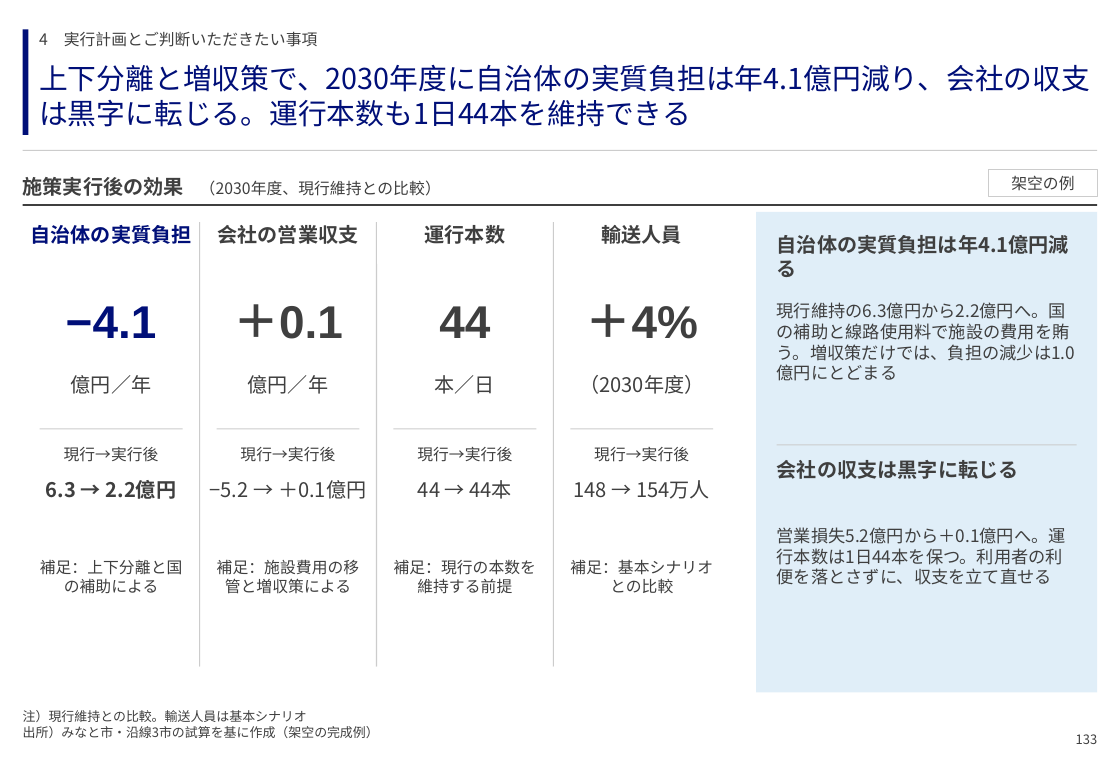
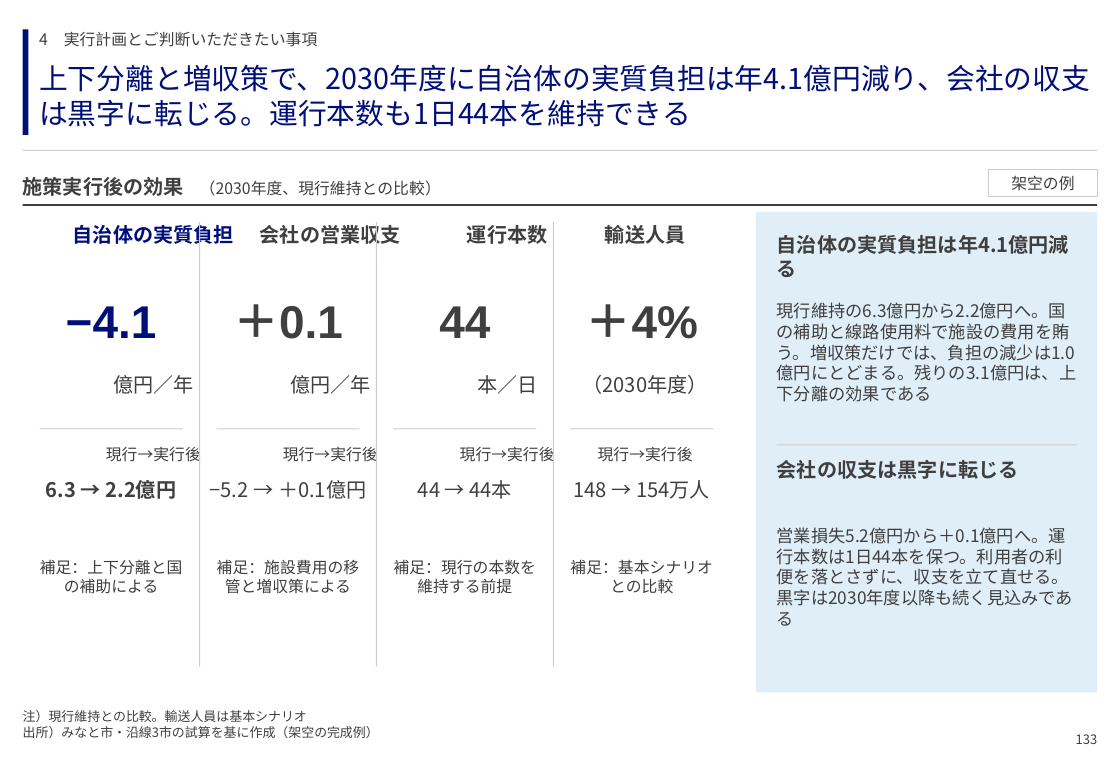
Before and after one commit to GontaHH/slide_builder, a slide deck: slide 135 of patterns/pattern-deck.pptx. Drawn at 1120x775 pixels with LibreOffice and Linux fonts; fonts in the diff are those of the drawing. Boxes give left, top, right and bottom in pixels: in the first picture for what was removed or moved away, otherwise in the second. Text is boxed around its words. In the diff, an @@ line names an element or a change of style, - is before the commit and + after.

```diff
--- a/patterns/pattern-deck.pptx
+++ b/patterns/pattern-deck.pptx
@@ text "自治体の実質負担" rewrapped from (31,225,192,244) to (73,222,234,248) @@
@@ text "会社の営業収支" rewrapped from (217,225,358,244) to (260,222,401,248) @@
@@ text "運行本数": place and size @@
-text "運行本数" at (425,225,506,244)
+text "運行本数" at (467,225,548,244)
@@ text "輸送人員": place and size @@
-text "輸送人員" at (601,225,682,244)
+text "輸送人員" at (605,225,685,244)
@@ text at (777,302,1077,402): text changed @@
-現行維持の6.3億円から2.2億円へ。国の補助と線路使用料で施設の費用を賄う。増収策だけでは、負担の減少は1.0億円にとどまる
+現行維持の6.3億円から2.2億円へ。国の補助と線路使用料で施設の費用を賄う。増収策だけでは、負担の減少は1.0億円にとどまる。残りの3.1億円は、上下分離の効果である
@@ text "億円／年": place and size @@
-text "億円／年" at (71,375,152,394)
+text "億円／年" at (113,375,194,394)
@@ text "億円／年": place and size @@
-text "億円／年" at (248,375,329,394)
+text "億円／年" at (290,375,371,394)
@@ text "本／日": place and size @@
-text "本／日" at (435,375,495,394)
+text "本／日" at (477,375,537,394)
@@ text "（2030年度）": place and size @@
-text "（2030年度）" at (579,375,704,394)
+text "（2030年度）" at (583,375,708,394)
@@ text "現行→実行後" rewrapped from (64,447,159,462) to (106,444,201,465) @@
@@ text "現行→実行後" rewrapped from (240,447,335,462) to (283,444,378,465) @@
@@ text "現行→実行後" rewrapped from (417,447,512,462) to (460,444,555,465) @@
@@ text "現行→実行後": place and size @@
-text "現行→実行後" at (594,447,689,462)
+text "現行→実行後" at (598,447,693,462)
@@ text at (777,527,1073,606): text changed @@
-営業損失5.2億円から＋0.1億円へ。運行本数は1日44本を保つ。利用者の利便を落とさずに、収支を立て直せる
+営業損失5.2億円から＋0.1億円へ。運行本数は1日44本を保つ。利用者の利便を落とさずに、収支を立て直せる。黒字は2030年度以降も続く見込みである
```
Also in this commit, not shown: 40 other slides changed, 11 other files.
